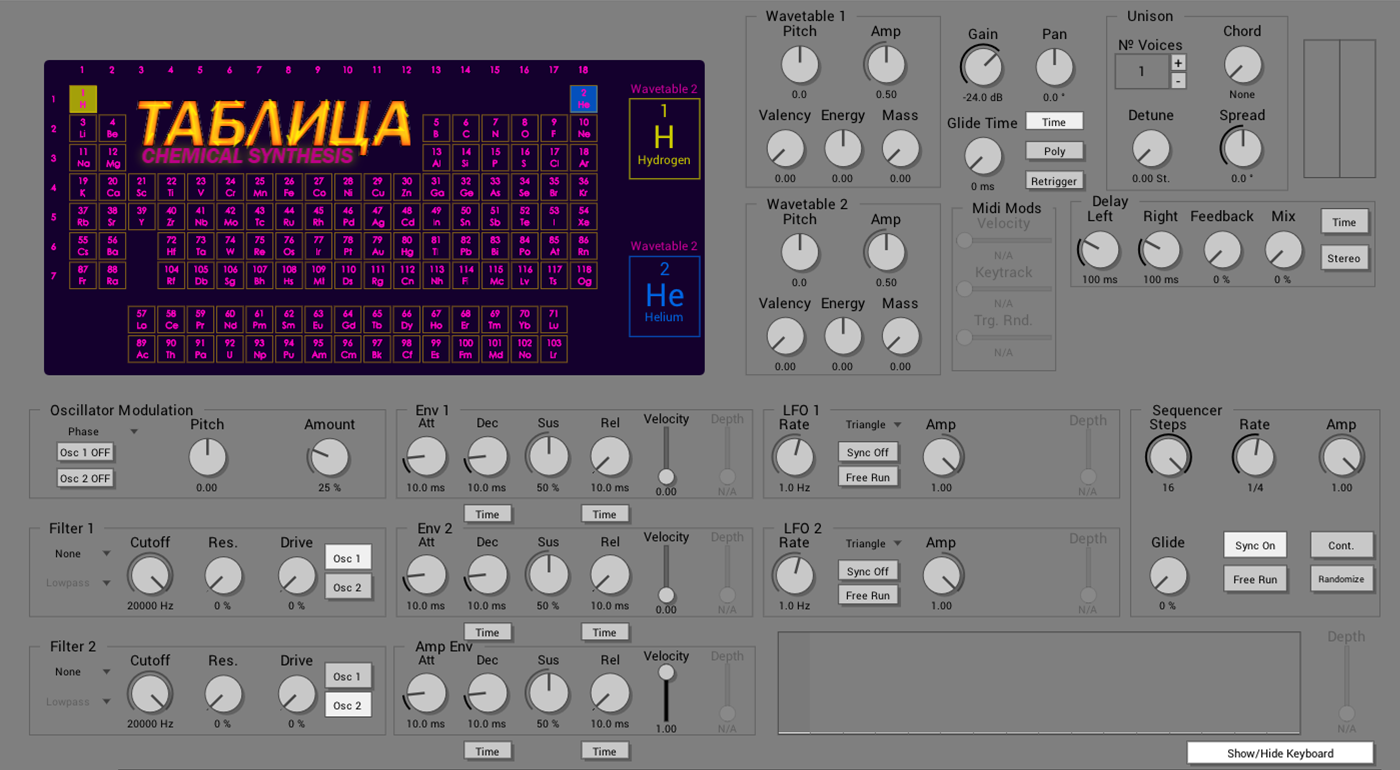
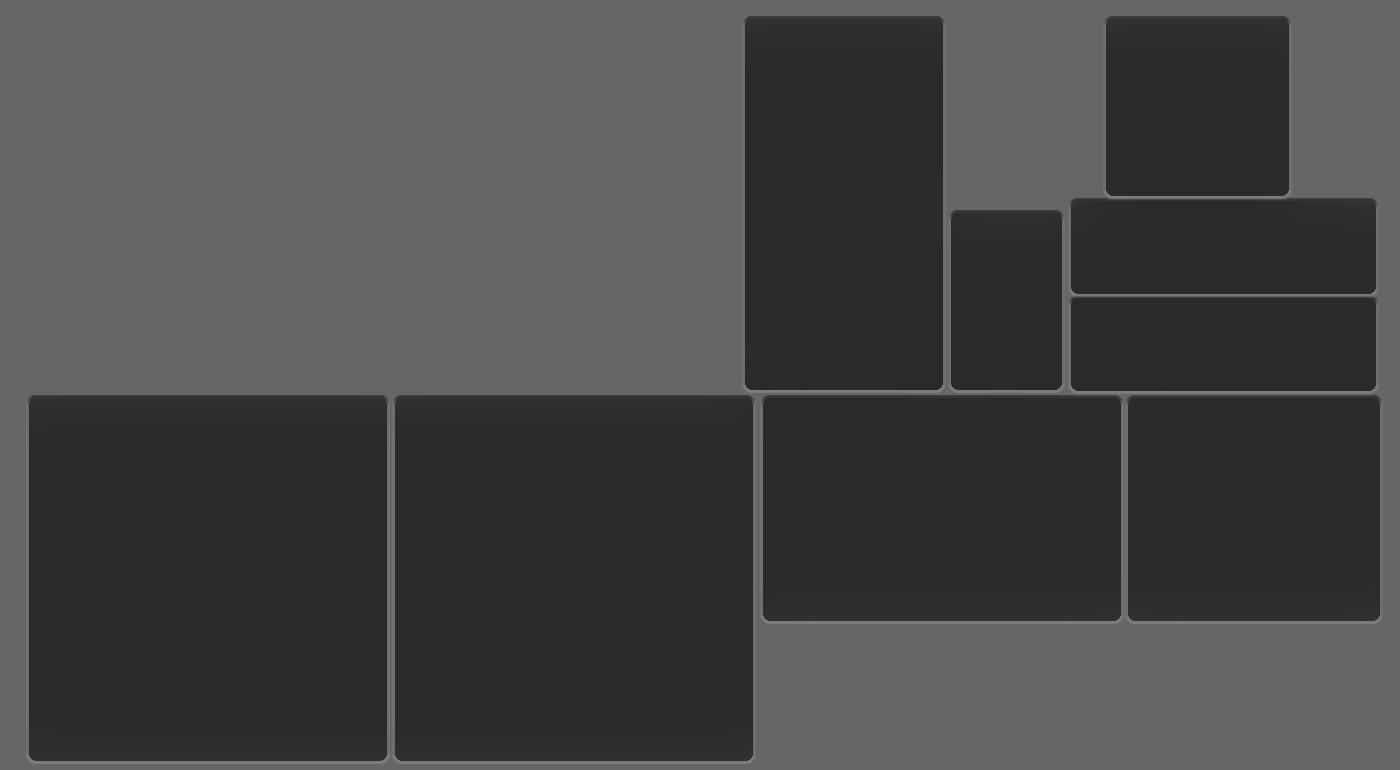
Layers edited between the first and the second 1400px x 770px image:
added layer "Layer 1 copy" above "gui_screenshot" over 29, 19, 1380, 761
hid "gui_screenshot" over 0, 0, 1400, 770
removed layer "Background" over 0, 0, 1400, 770
added layer "Layer 0" over 0, 0, 1400, 770
